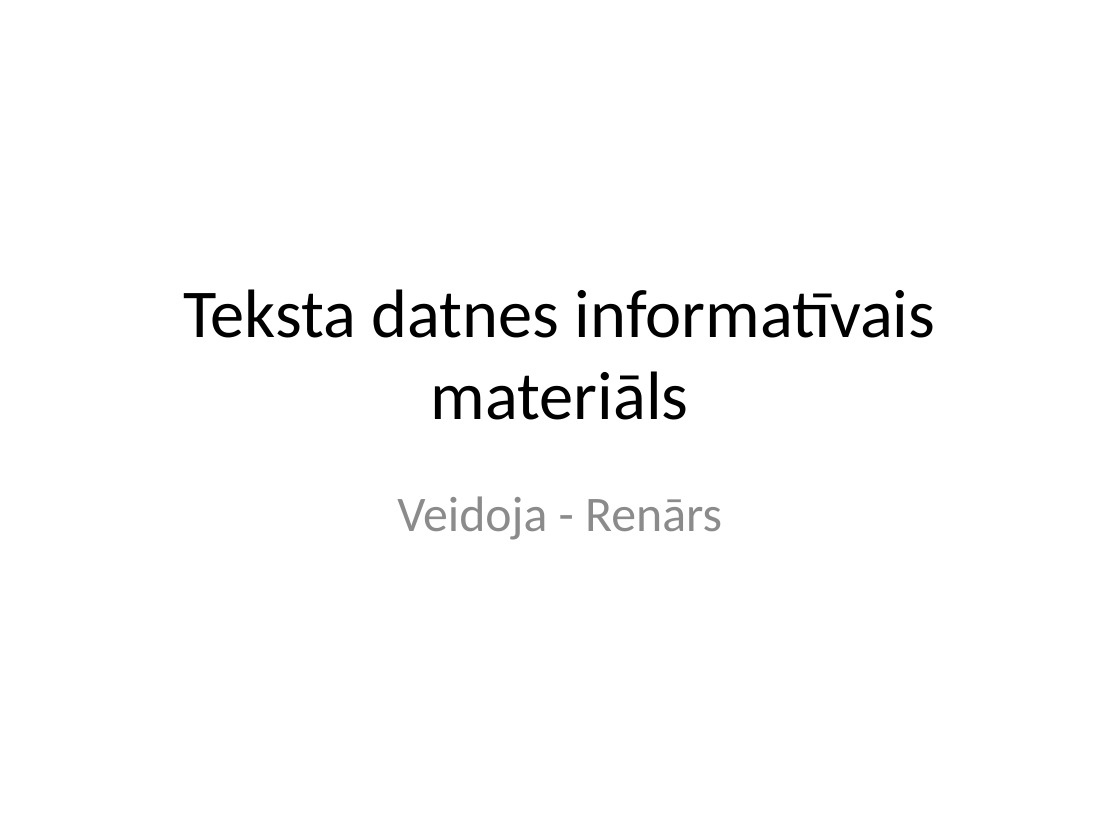
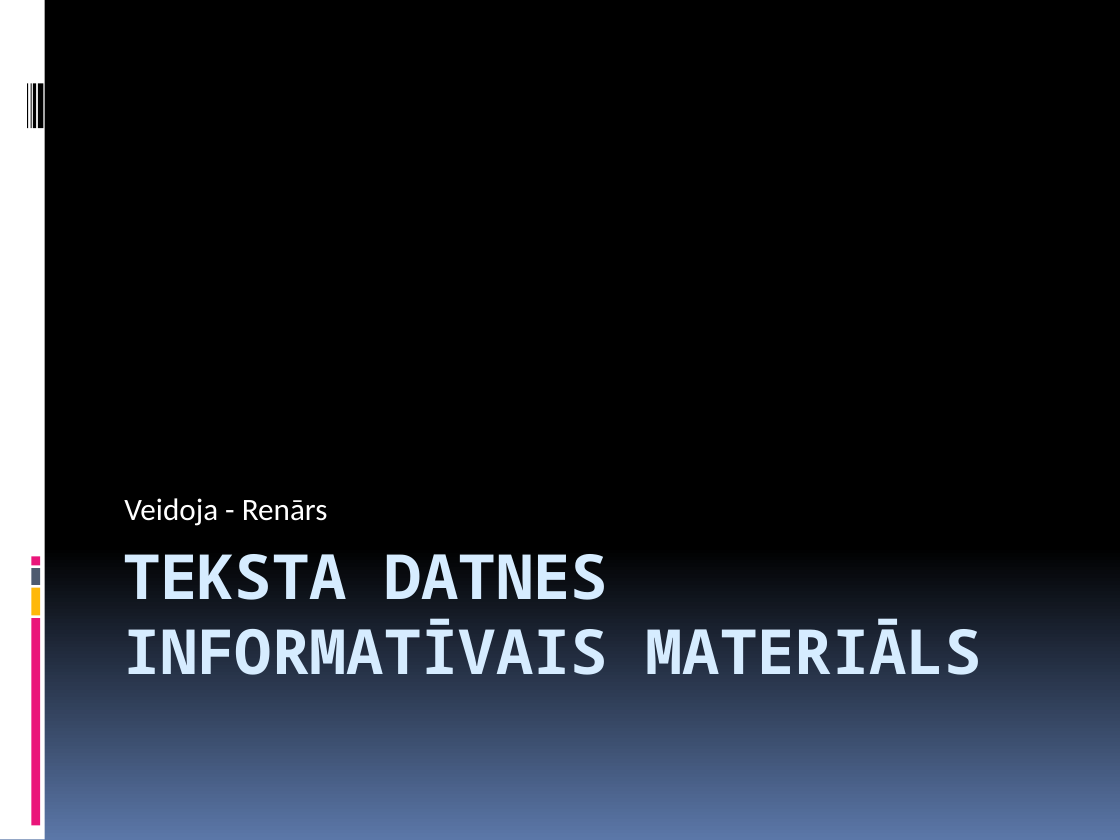
Before and after one commit to pulkitisRenars/eksamensLVT, a slide deck: slide 1 of Teksta datnes informatīvais materiāls.pptx. Drawn at 1120x840 pixels with LibreOffice and Linux fonts; fonts in the diff are those of the drawing. Boxes give left, top, right and bottom in pixels: in the first picture for what was removed or moved away, otherwise in the second. Text is boxed around its words. In the diff, an @@ line names an element or a change of style, - is before the commit and + after.

Commit message:
Informatīva materiāla informatīvais materiāls

```diff
--- a/Teksta datnes informatīvais materiāls.pptx
+++ b/Teksta datnes informatīvais materiāls.pptx
@@ background #FFFFFF to gradient #000000 to #5B77A8 @@
@@ rectangle added at (0, 0, 45, 840), fill #FFFFFF @@
@@ rectangle added at (27, 83, 28, 128), fill #000000 @@
@@ rectangle added at (30, 83, 31, 128), fill #000000 @@
@@ rectangle added at (32, 83, 36, 128), fill #000000 @@
@@ rectangle added at (38, 83, 44, 128), fill #000000 @@
@@ subtitle "Veidoja - Renārs": place and size @@
-subtitle "Veidoja - Renārs" at (397, 496, 722, 540)
+subtitle "Veidoja - Renārs" at (124, 498, 328, 526)
@@ subtitle "Veidoja - Renārs" at (124, 498, 328, 526): size 32 to 20 pt, text colour #8C8C8C to #FFFFFF; alignment centre to left; less space between paragraphs; vertical alignment top to bottom @@
@@ title "TEKSTA DATNES INFORMATĪVAIS MATERIĀLS" at (123, 554, 981, 675): vertical alignment middle to top @@
@@ rectangle added at (31, 568, 40, 585), fill #4E5B6F @@
@@ rectangle added at (31, 557, 40, 566), fill #EA157A @@
@@ title at (123, 554, 981, 675): text changed; size 44 to 40 pt; font Calibri to Noto Sans Mono; text colour #000000 to #D6ECFF; bold on @@
-Teksta datnes informatīvais materiāls
+TEKSTA DATNES INFORMATĪVAIS MATERIĀLS
@@ rectangle added at (31, 588, 40, 616), fill #FEB80A @@
@@ rectangle added at (31, 618, 40, 825), fill #EA157A @@
```
Also in this commit, not shown: 5 slides added, 2 other files.
